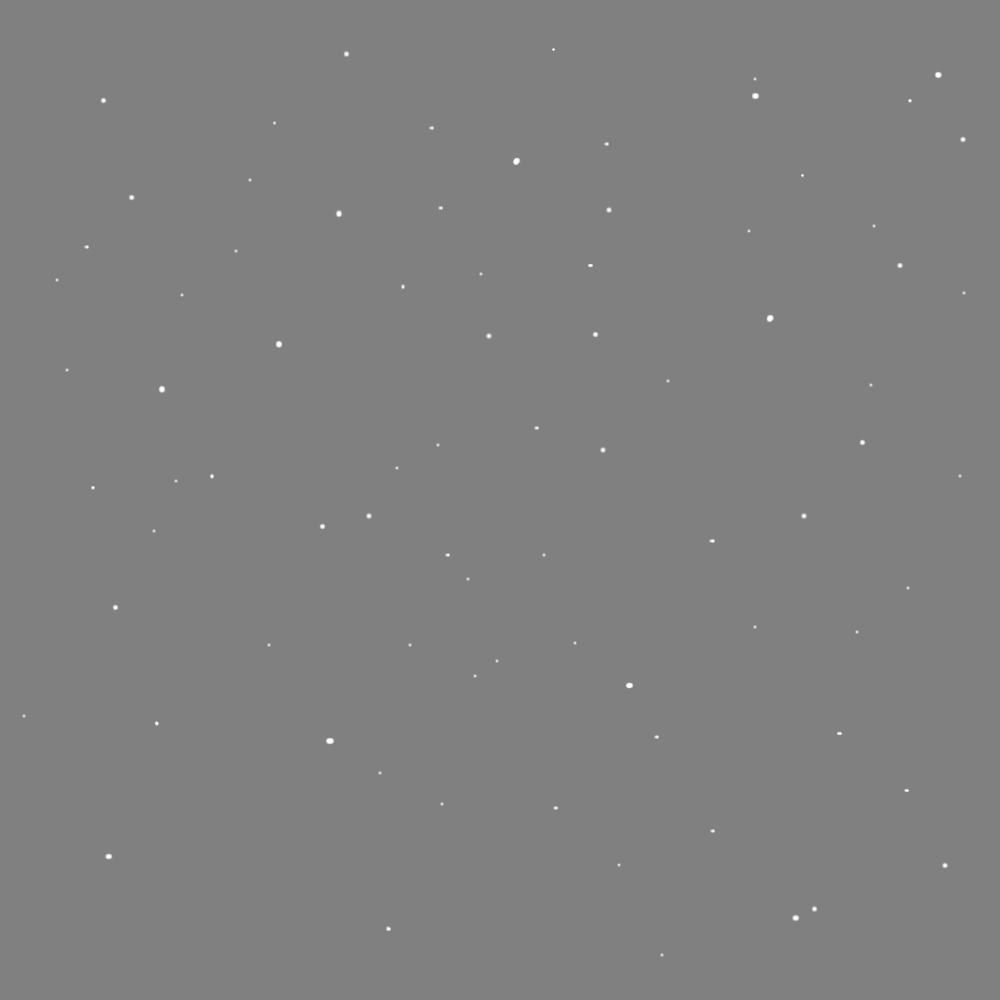
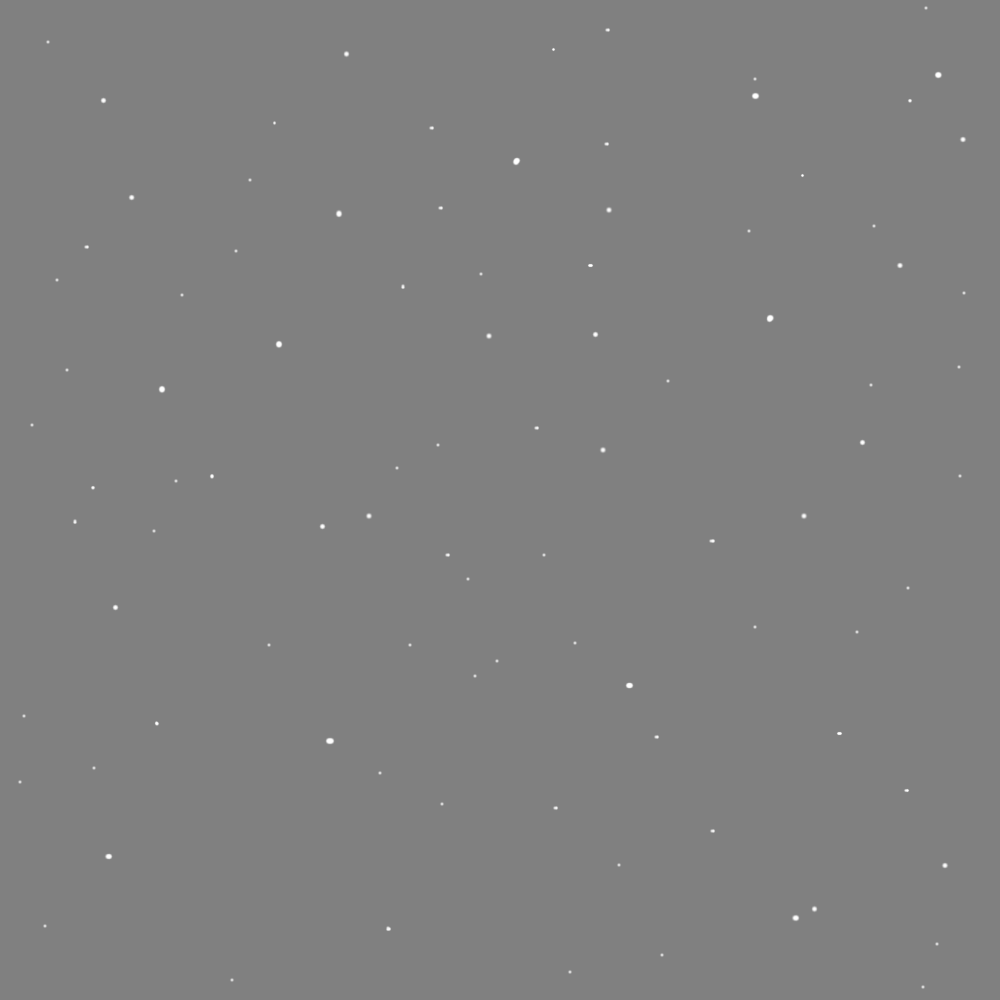
Layer changes from the first 1000 × 1000 image to the second:
painted on "Calque" over (x1=18, y1=6, x2=961, y2=989)
